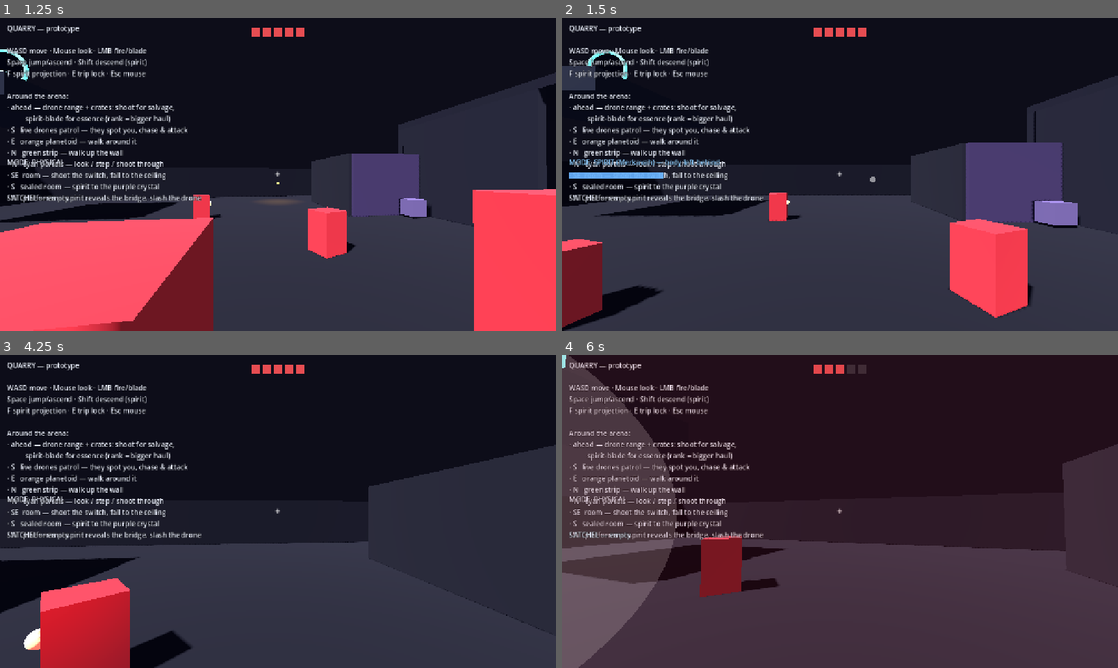
Above: before the commit, frames 1-4 (two rows, left to right).
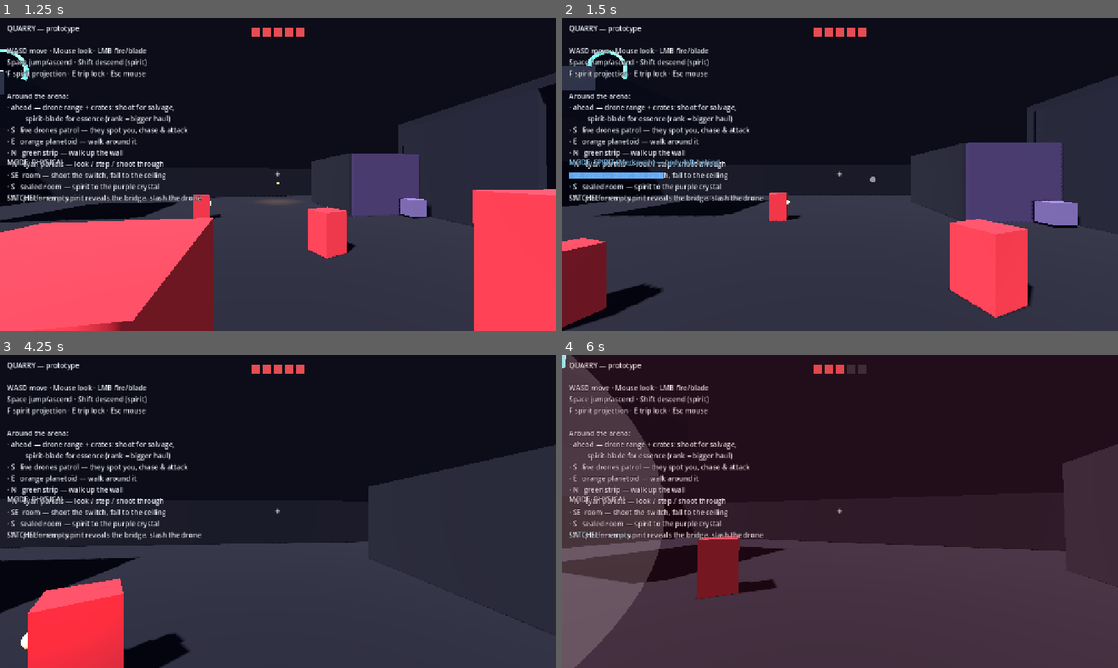
Above: after the commit, the same moments.

Repository: nathanaelries/quarry
Game: Godot game, scene res://scenes/main.tscn
Same seed, same stepped clock (60 frames per second), same inputs: the game is played once before the commit and once after it.
Inputs (mouse positions are in pixels of both pictures, inside the frame that each line leads up to):
- Up to frame 1 (1.25 s): move the mouse to (305, 174) at 0.52 s; hold W (move_forward) from 0.53 s (still down); tap E (interact) at 0.6 s; click (305, 174) at 0.67 s; tap Space (jump) at 0.77 s
- Up to frame 2 (1.5 s): keep holding W (move_forward); move the mouse to (812, 174) at 1.27 s; tap F (spirit_toggle) at 1.35 s
- Up to frame 3 (4.25 s): keep holding W (move_forward); tap Space (jump) at 1.52, 3.02, 3.77 s; move the mouse to (289, 505) at 2.02 s; tap E (interact) at 2.1, 3.6 s; move the mouse to (272, 517) at 2.77 s; tap F (spirit_toggle) at 2.85 s; click (272, 517) at 2.92 s; move the mouse to (316, 514) at 3.52 s
- Up to frame 4 (6 s): move the mouse to (795, 508) at 4.27 s; tap F (spirit_toggle) at 4.35, 5.85 s; tap Space (jump) at 4.52 s; move the mouse to (845, 511) at 5.02 s; tap E (interact) at 5.1 s; click (845, 511) at 5.17 s; move the mouse to (817, 505) at 5.77 s; release W (move_forward) at 5.78 s; hold D (move_right) from 5.78 s (still down)

Frame 1 is identical in both runs. In frame 2, 0.2% of the frame differs, in the area x 3-18%, y 70-94%; in frame 3, 4.1%, in the area x 3-35%, y 71-100%; in frame 4, 1.6%.

Commit message:
Enable RVO avoidance for drones
Chasers no longer stack up when they converge on the player.

- drone.gd: turn on NavigationAgent3D avoidance. The agent now drives the body:
  each frame the drone hands its desired horizontal velocity to set_velocity(),
  and the velocity_computed callback applies the avoidance-adjusted "safe"
  velocity to move_and_slide (gravity kept on Y separately). Reworked the
  movement/attack helpers to set a desired velocity instead of writing velocity
  directly; dropped the melee velocity lunge (the callback owns velocity now).

Verified headless: three drones spawned overlapping settle to ~2·radius apart
(1.2-1.44) instead of piling on one spot, and they still path in and land hits.
The player isn't an avoidance agent, so drones still close in on you.

Co-Authored-By: Claude Opus 4.8 (1M context) <noreply@anthropic.com>

Diff:
--- a/prototype/scripts/drone.gd
+++ b/prototype/scripts/drone.gd
@@ -54,6 +54,7 @@
 var _patrol_target := Vector3.ZERO
 var _repath_t := 0.0
 var _agent: NavigationAgent3D
+var _desired := Vector3.ZERO         # horizontal velocity we WANT; RVO returns a safe one
 
 var _mat: StandardMaterial3D
 var _eye_mat: StandardMaterial3D
@@ -106,12 +107,20 @@
 	if ai_enabled:
 		_state = State.PATROL
 		_agent = NavigationAgent3D.new()
-		_agent.radius = 0.5
+		_agent.radius = 0.6
 		_agent.height = 1.4
 		_agent.path_desired_distance = 0.6
 		_agent.target_desired_distance = 0.8
 		_agent.path_max_distance = 4.0
+		# RVO avoidance so chasers don't stack up when they converge on the player.
+		_agent.avoidance_enabled = true
+		_agent.max_speed = _speed
+		_agent.neighbor_distance = 4.0
+		_agent.max_neighbors = 8
+		_agent.time_horizon_agents = 1.2
+		_agent.time_horizon_obstacles = 0.5
 		add_child(_agent)
+		_agent.velocity_computed.connect(_on_velocity_computed)
 
 
 # ---------------------------------------------------------------------------
@@ -134,12 +143,23 @@
 	else:
 		velocity.y -= GRAVITY * delta
 
+	_desired = Vector3.ZERO
 	match _state:
 		State.PATROL: _do_patrol(delta)
 		State.CHASE: _do_chase(delta)
 		State.ATTACK: _do_attack(delta)
 		State.SEARCH: _do_search(delta)
 
+	# Hand the wanted velocity to the avoidance sim; it answers on velocity_computed.
+	_agent.set_velocity(_desired)
+
+
+## RVO answer: the avoidance-adjusted velocity. Apply it (keeping gravity) and move.
+func _on_velocity_computed(safe: Vector3) -> void:
+	if not _alive:
+		return
+	velocity.x = safe.x
+	velocity.z = safe.z
 	move_and_slide()
 
 
@@ -171,18 +191,17 @@
 		_state = State.SEARCH
 		_search_t = SEARCH_TIME
 		return
-	_face(_player.global_position, delta)
 	var dist := global_position.distance_to(_player.global_position)
 	var reach := MELEE_RANGE if archetype == "melee" else RANGED_RANGE
 	if dist > reach * 1.15:
 		_state = State.CHASE
 		return
-	# hold ground (ranged keeps distance a touch)
+	# ranged backpedals if you close in; otherwise hold ground (RVO still spaces them)
 	if archetype == "ranged" and dist < RANGED_RANGE * 0.55:
 		_move_toward(global_position * 2.0 - _player.global_position, _speed * 0.8, delta)
 	else:
-		velocity.x = move_toward(velocity.x, 0.0, _speed * 8.0 * delta)
-		velocity.z = move_toward(velocity.z, 0.0, _speed * 8.0 * delta)
+		_desired = Vector3.ZERO
+	_face(_player.global_position, delta)      # always face the player while attacking
 	if _atk_cd <= 0.0:
 		_attack(dist)
 		_atk_cd = ATTACK_CD
@@ -231,12 +250,10 @@
 	dir.y = 0.0
 	if dir.length() > 0.2:
 		dir = dir.normalized()
-		velocity.x = dir.x * speed
-		velocity.z = dir.z * speed
+		_desired = dir * speed
 		_face(global_position + dir, delta)
 	else:
-		velocity.x = 0.0
-		velocity.z = 0.0
+		_desired = Vector3.ZERO
 
 
 func _face(target: Vector3, delta: float) -> void:
@@ -274,11 +291,7 @@
 	if _player and _player.has_method("take_damage"):
 		_player.take_damage(MELEE_DAMAGE)
 	Juice.play_3d("drone_shot", global_position, -3.0)
-	# lunge punch
-	var to := (_player.global_position - global_position)
-	to.y = 0.0
-	if to.length() > 0.05:
-		velocity += to.normalized() * 6.0
+	# lunge punch (visual — velocity is owned by the avoidance callback now)
 	var tw := create_tween()
 	tw.tween_property(self, "scale", Vector3(1.25, 0.8, 1.25), 0.08)
 	tw.tween_property(self, "scale", Vector3.ONE, 0.12)
Not shown, changed: docs/DRONES.md
